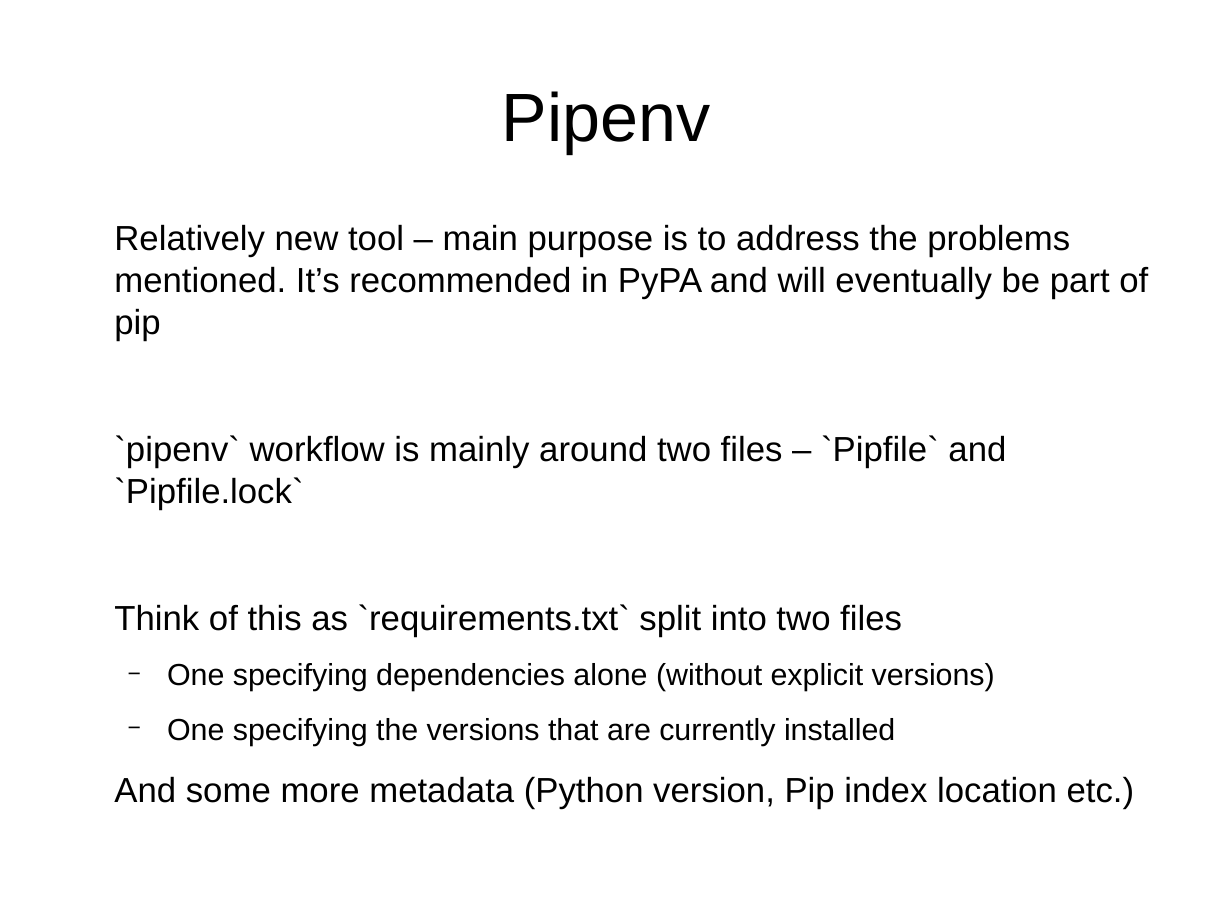
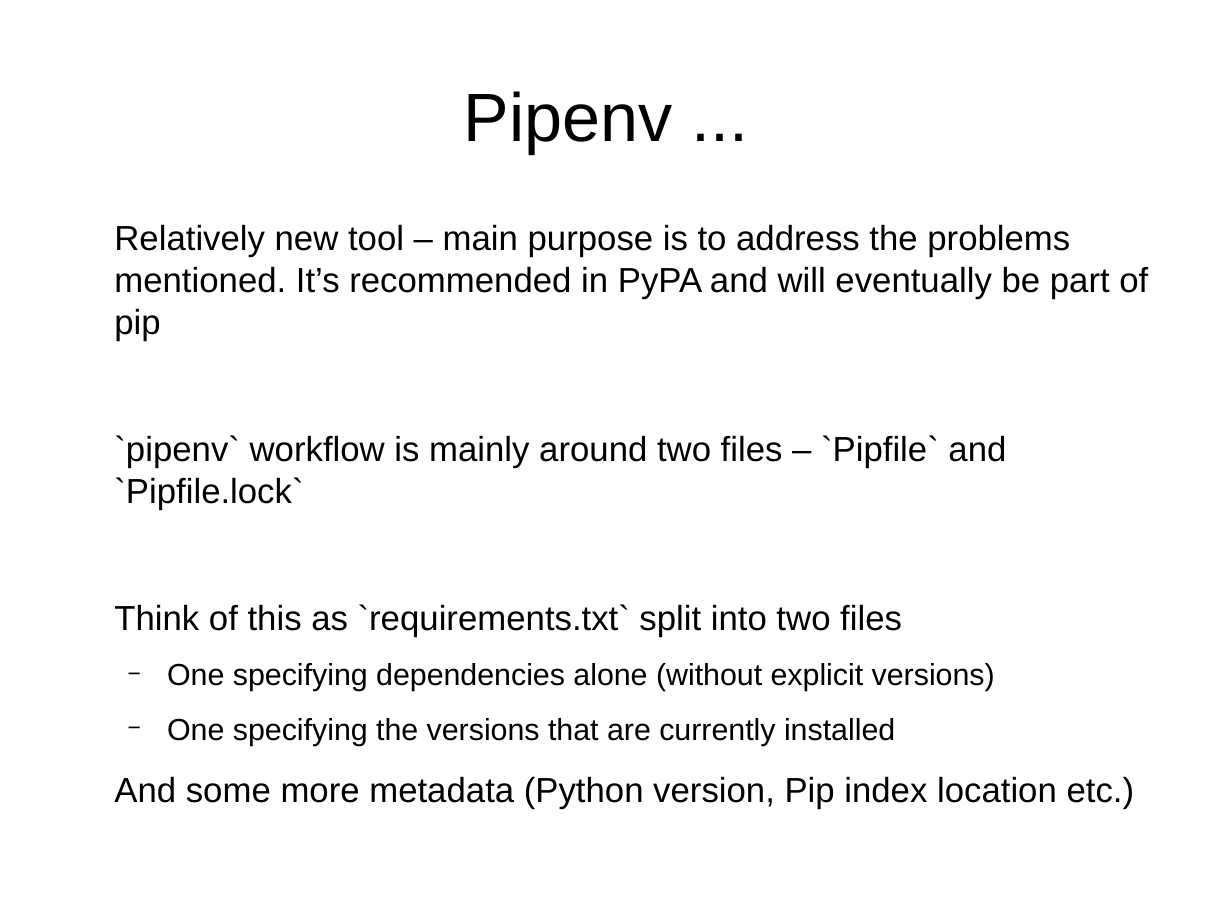
Before and after one commit to gabhijit/Pycon-2018, a slide deck: slide 16 of presentation.odp. Drawn at 1232x924 pixels with LibreOffice and Linux fonts; fonts in the diff are those of the drawing. Boxes give left, top, right and bottom in pixels: in the first picture for what was removed or moved away, otherwise in the second. Text is boxed around its words. In the diff, an @@ line names an element or a change of style, - is before the commit and + after.

```diff
--- a/presentation.odp
+++ b/presentation.odp
@@ title at bbox=[464, 91, 673, 153]: text changed @@
-Pipenv
+Pipenv ...
```
Also in this commit, not shown: 11 other slides changed, 18 slides added, 2 slides removed.
